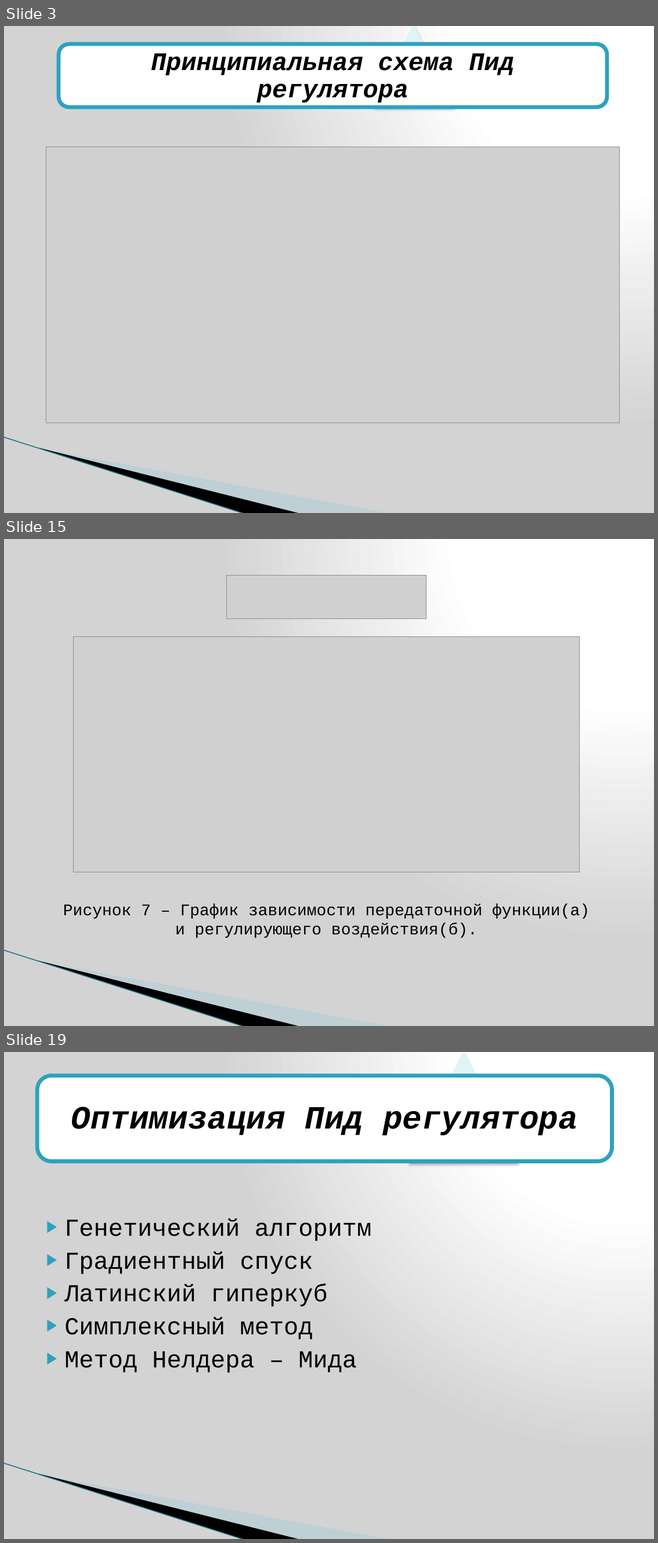
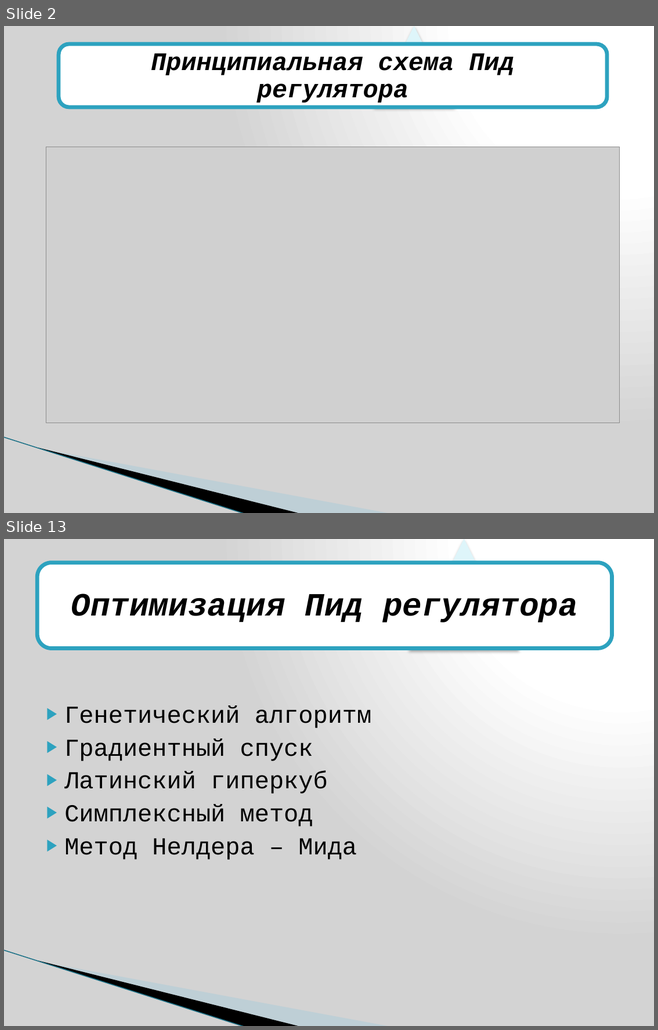
Before and after one commit to Srudyjj/DiplomaMaster, a slide deck: ПрезентацияПИД.pptx. Shown one above the other, each under a label of ours: slides 3, 15 and 19 before the commit, slides 2 and 13 after it; the slides between them are not shown. The pictures are 658x1543 and 658x1030 pixels, drawn with LibreOffice and Linux fonts; fonts in the diff are those of the drawing; grey boxes stand for pictures; background and template pictures are left out. Boxes give left, top, right and bottom in pixels: in the first picture for what was removed or moved away, otherwise in the second. Text is boxed around its words. In the diff, an @@ line names an element or a change of style, - is before the commit and + after.

```diff
--- a/ПрезентацияПИД.pptx
+++ b/ПрезентацияПИД.pptx
@@ slide 15 removed at (4, 539, 654, 1026), background gradient #FFFFFF to #D3D3D3; not listed: 3 template elements that a slide beside it also shows @@
@@ picture removed at (227, 576, 426, 619) @@
@@ picture removed at (74, 636, 579, 871) @@
@@ text removed at (63, 904, 589, 938) @@
-Рисунок 7 – График зависимости передаточной функции(а) и регулирующего воздействия(б).
@@ what was slide 3 is now slide 2 @@
@@ what was slide 19 is now slide 13 @@
```
Also in this commit, not shown: 7 slides changed, 5 slides added, 15 other slides removed, 3 other files.
